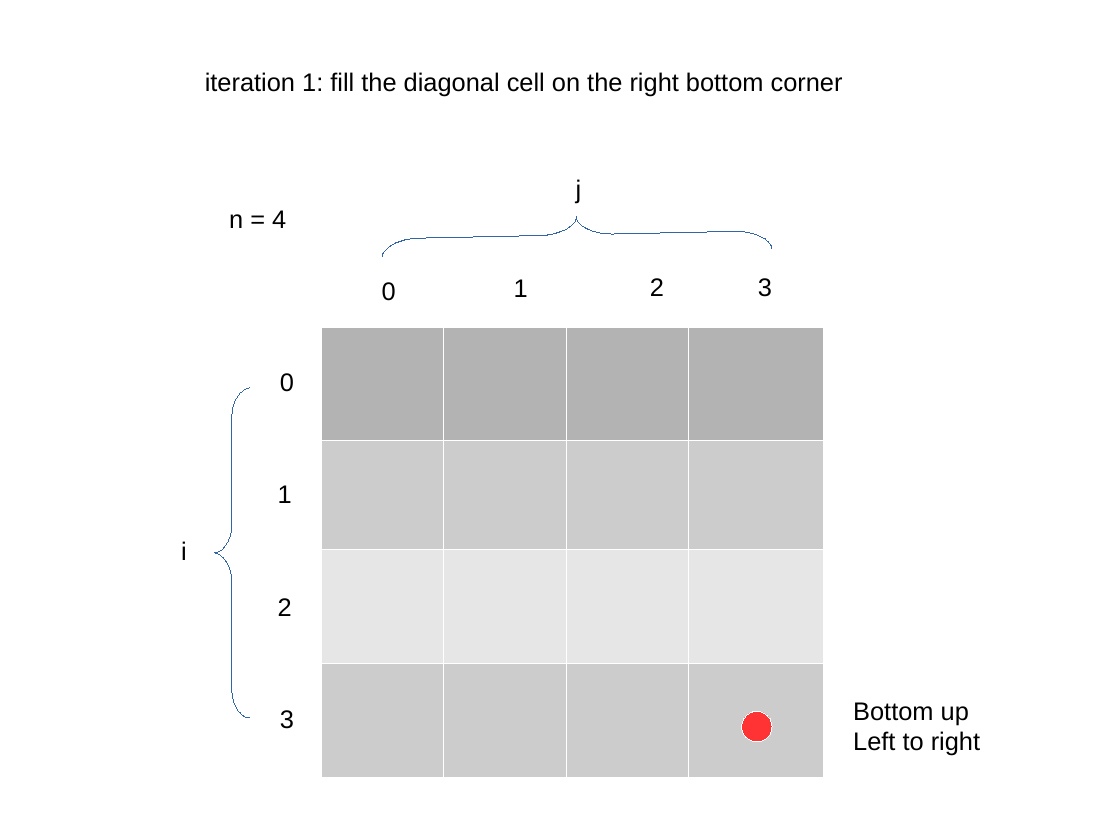
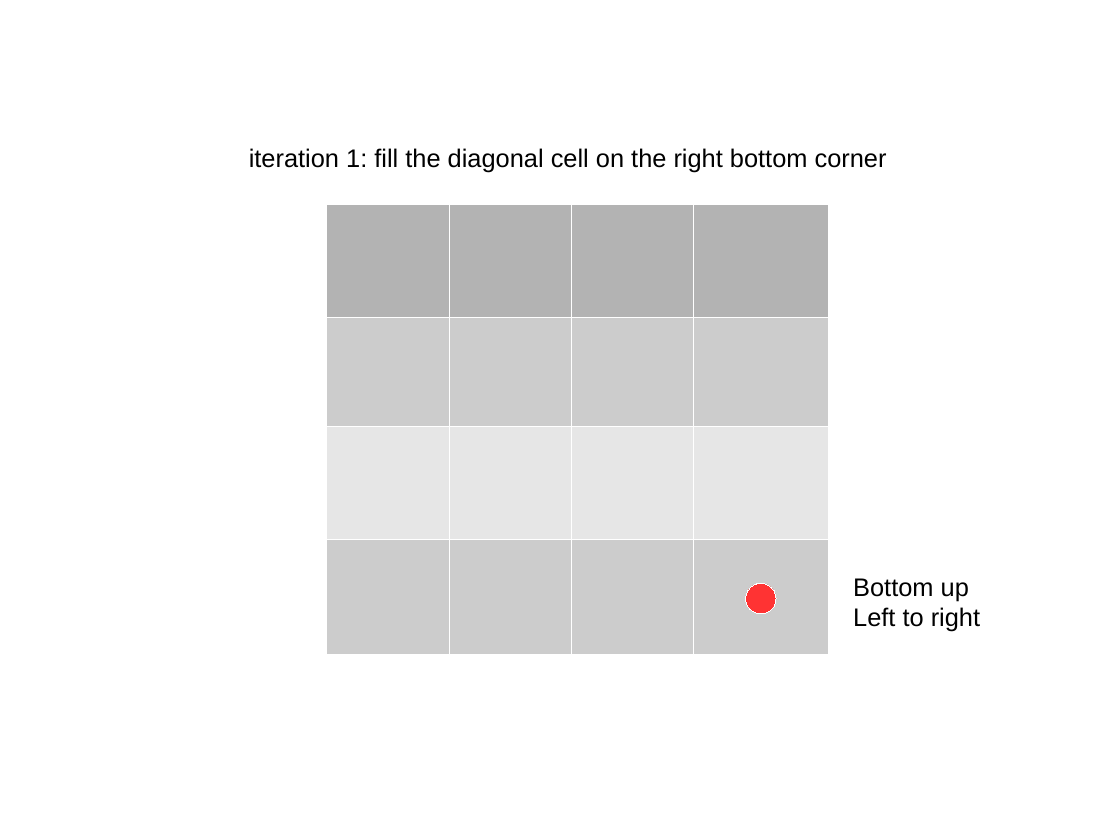
Before and after one commit to imsure/tech-interview-prep, a slide deck: slide 2 of leetcode/writing/730/730_Table_Fill.odp. Drawn at 1120x840 pixels with LibreOffice and Linux fonts; fonts in the diff are those of the drawing. Boxes give left, top, right and bottom in pixels: in the first picture for what was removed or moved away, otherwise in the second. Text is boxed around its words. In the diff, an @@ line names an element or a change of style, - is before the commit and + after.

```diff
--- a/leetcode/writing/730/730_Table_Fill.odp
+++ b/leetcode/writing/730/730_Table_Fill.odp
@@ text "iteration 1: fill the diagonal ...": place and size @@
-text "iteration 1: fill the diagonal ..." at [205,72,843,96]
+text "iteration 1: fill the diagonal ..." at [249,148,887,172]
@@ text removed at [576,179,582,203] @@
-j
@@ table: place and size @@
-table at [322,327,823,777]
+table at [327,204,828,655]
@@ text removed at [229,210,286,228] @@
-n = 4
@@ freeform shape removed at [381,213,772,257] @@
@@ text removed at [382,282,396,301] @@
-0
@@ text removed at [514,279,528,297] @@
-1
@@ text removed at [650,278,664,296] @@
-2
@@ text removed at [758,278,772,297] @@
-3
@@ freeform shape removed at [214,388,250,719] @@
@@ text removed at [280,373,294,392] @@
-0
@@ text removed at [278,485,292,503] @@
-1
@@ text removed at [181,541,187,560] @@
-i
@@ text "Bottom up": place and size @@
-text "Bottom up" at [853,702,980,756]
+text "Bottom up" at [853,578,980,632]
@@ text removed at [278,598,292,616] @@
-2
@@ ellipse: place and size @@
-ellipse at [742,711,772,742]
+ellipse at [746,583,776,614]
@@ text removed at [280,710,294,729] @@
-3
```
Also in this commit, not shown: 4 other slides changed, 2 slides added, 1 slide removed, 18 other files.
